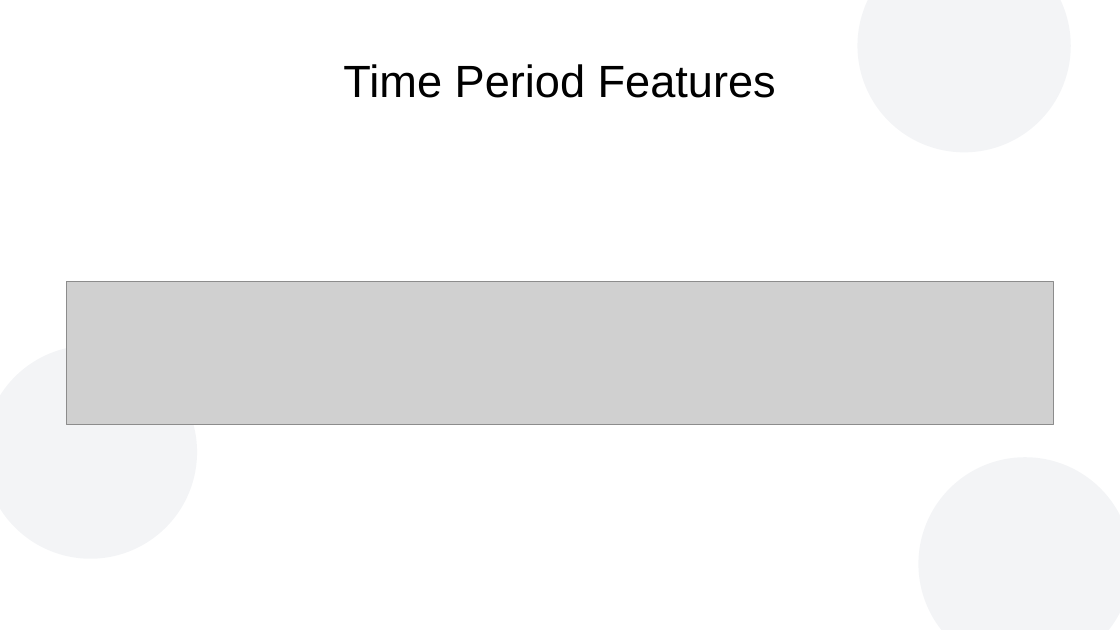
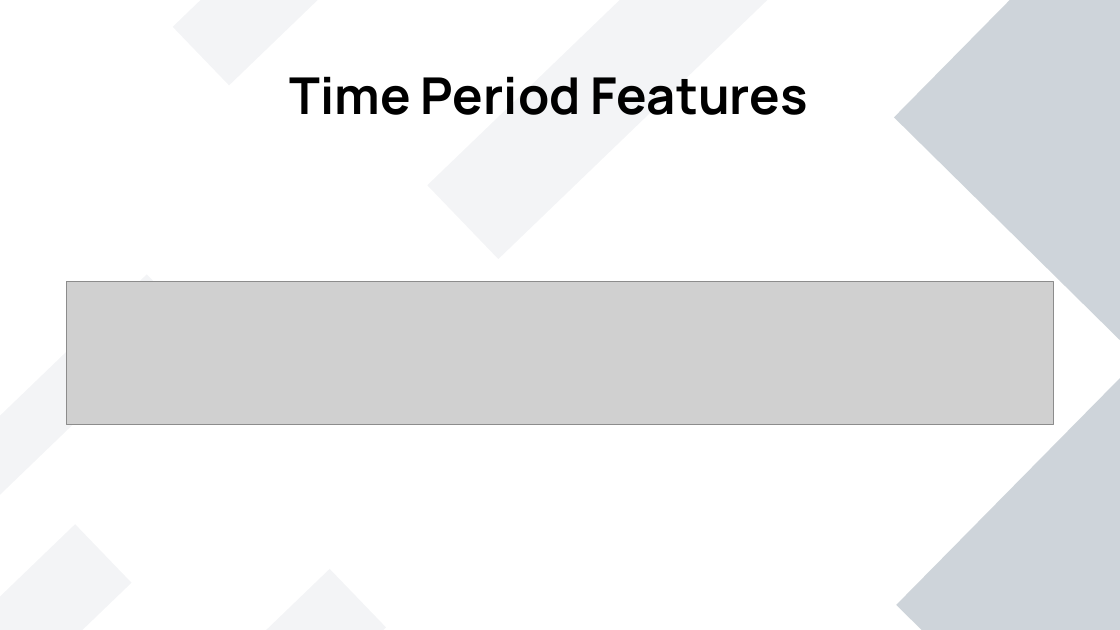
Before and after one commit to atfortes/Repeat-Buyers-Prediction, a slide deck: slide 13 of final_presentation.pptx. Drawn at 1120x630 pixels with LibreOffice and Linux fonts; fonts in the diff are those of the drawing; grey boxes stand for pictures; background and template pictures are left out. Boxes give left, top, right and bottom in pixels: in the first picture for what was removed or moved away, otherwise in the second. Text is boxed around its words. In the diff, an @@ line names an element or a change of style, - is before the commit and + after.

```diff
--- a/final_presentation.pptx
+++ b/final_presentation.pptx
@@ text "Time Period Features": place and size @@
-text "Time Period Features" at (343, 64, 776, 98)
+text "Time Period Features" at (290, 76, 808, 115)
@@ text "Time Period Features" at (290, 76, 808, 115): size 32 to 36 pt, font Arial to Manrope, bold on @@
@@ rectangle added at (173, 0, 436, 85), fill #8D99AE at 10% opacity @@
@@ rectangle added at (428, 0, 776, 259), fill #8D99AE at 10% opacity @@
@@ ellipse removed at (858, 0, 1071, 152) @@
@@ rectangle added at (895, 0, 1120, 344), fill #CED4DA @@
@@ rectangle added at (897, 376, 1120, 630), fill #CED4DA @@
@@ ellipse removed at (919, 457, 1120, 630) @@
```
Also in this commit, not shown: 24 other slides changed, 1 slide added.
